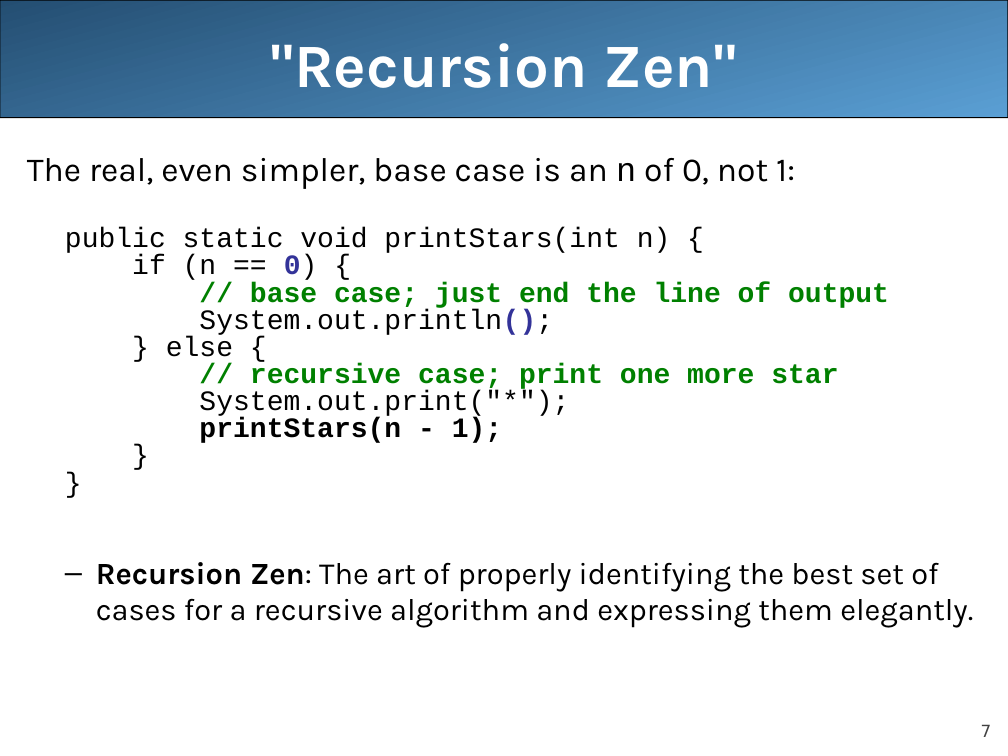
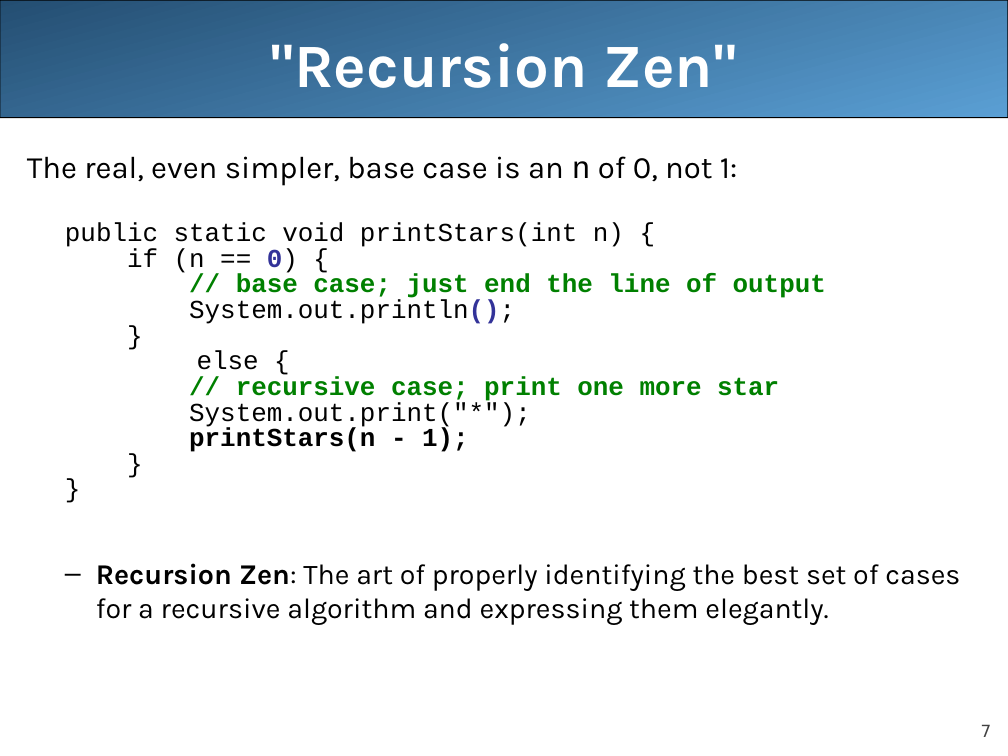
Before and after one commit to LongBaoNguyen/longbaonguyen.github.io, a slide deck: slide 7 of courses/apcsa/lecture23.ppt. Drawn at 1008x756 pixels with LibreOffice and Linux fonts; fonts in the diff are those of the drawing. Boxes give left, top, right and bottom in pixels: in the first picture for what was removed or moved away, otherwise in the second. Text is boxed around its words. In the diff, an @@ line names an element or a change of style, - is before the commit and + after.

```diff
--- a/courses/apcsa/lecture23.ppt
+++ b/courses/apcsa/lecture23.ppt
@@ text at <box>27,156,960,625</box>: size 24 to 22.2 pt in "The real, even simpler, base case is ..."; size 20 to 18.5 pt in "public static void printStars(int n) {", "if (n == 0) {", "// base case; just end the line ...", "System.out.println();" and 5 more places; size 22 to 20.4 pt in "Recursion Zen: The art of properly identifying ..." @@
@@ text at <box>197,350,259,377</box>: text changed; size 20 to 18.5 pt @@
-  } else {
+  }
+  else {
```
Also in this commit, not shown: 3 other slides changed, 6 other files.
